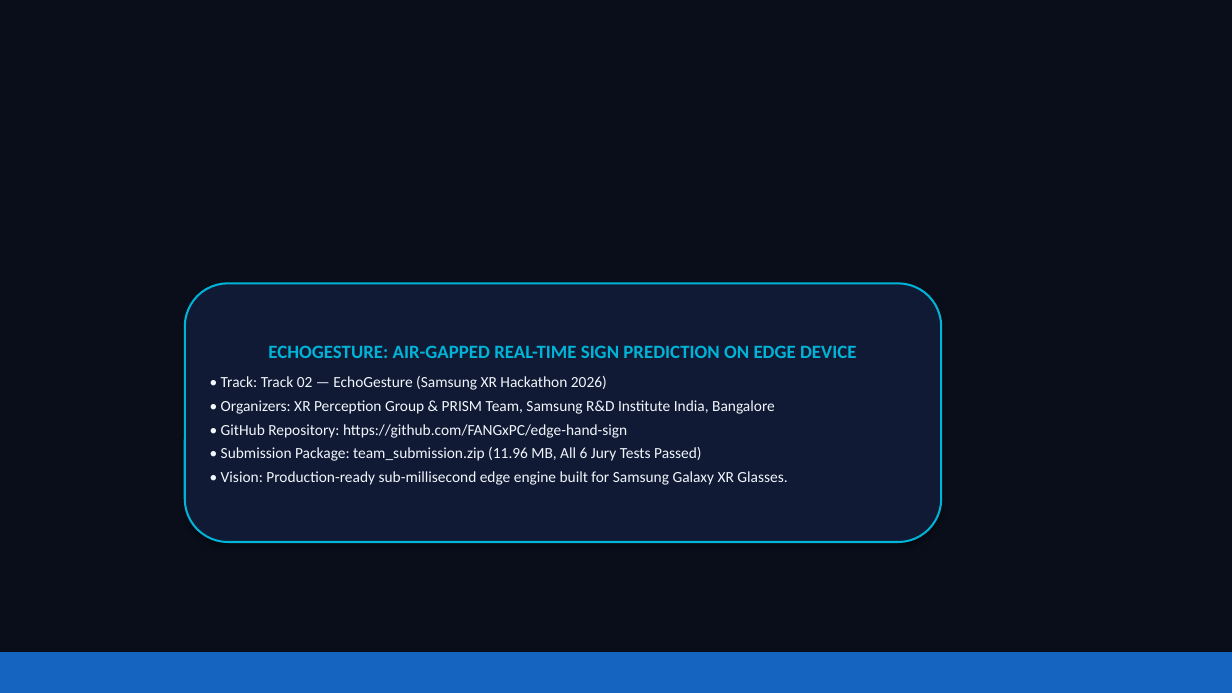
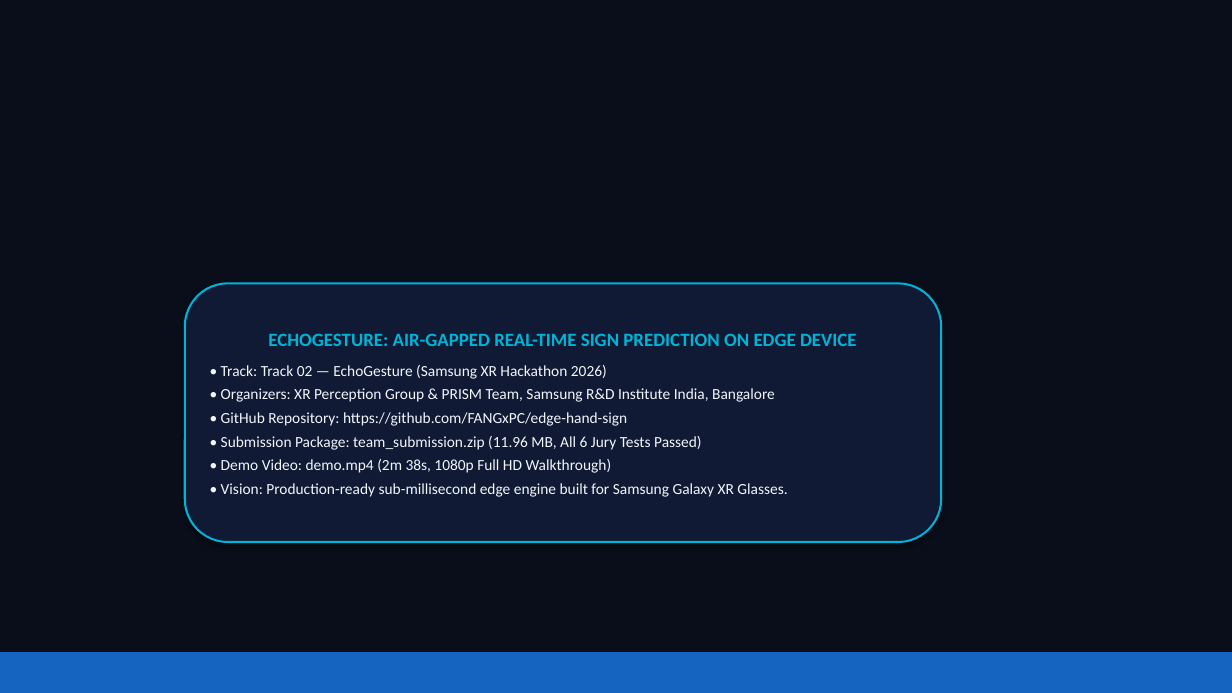
Before and after one commit to FANGxPC/edge-hand-sign, a slide deck: slide 9 of CollegeName_TeamName_Submission_ppt.pptx. Drawn at 1232x693 pixels with LibreOffice and Linux fonts; fonts in the diff are those of the drawing. Boxes give left, top, right and bottom in pixels: in the first picture for what was removed or moved away, otherwise in the second. Text is boxed around its words. In the diff, an @@ line names an element or a change of style, - is before the commit and + after.

Commit message:
feat: integrate official 3-minute demo video (demo.mp4) into root repo, README player, and presentation decks for Track 02

```diff
--- a/CollegeName_TeamName_Submission_ppt.pptx
+++ b/CollegeName_TeamName_Submission_ppt.pptx
@@ text in rounded rectangle at [221,436,702,473]: text changed @@
-• Submission Package: team_submission.zip (11.96 MB, All 6 Jury Tests Passed)
+• Submission Package: team_submission.zip (11.96 MB, All 6 Jury Tests Passed)
+• Demo Video: demo.mp4 (2m 38s, 1080p Full HD Walkthrough)
```
Also in this commit, not shown: 5 other slides changed, 8 other files.
